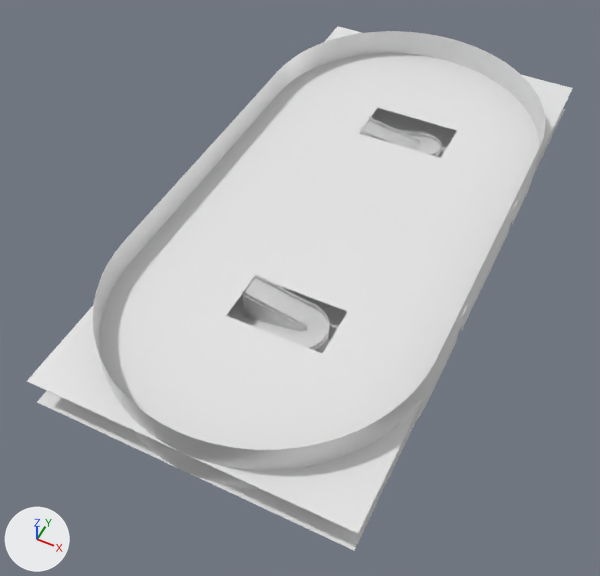
A saved change to the COLLADA model assets/blender/arcade_reception/arcade_reception.dae.
Both versions are drawn from a 50 mm camera at (13.7, -94.0, 99.1) aimed at (-27.4, -11.9, -3.6). Arrows for +X, +Y and +Z are at lower left; the lights stay in place. Objects named as collision shapes, trigger or cutter boxes, shadow casters or lower levels of detail are left out. Where no turn or scale is listed for an object, it has been applied to the vertices.

Objects in the first picture: 'first_floor', 'ground_floor', 'left_stairs', 'right_stairs', 'wall'.
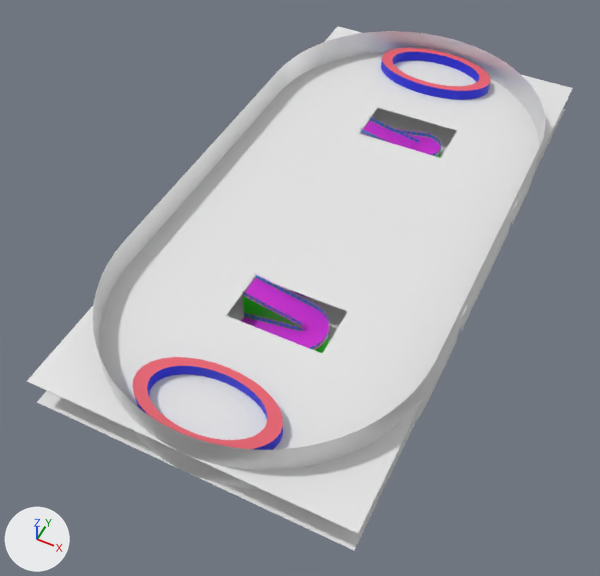
Where the change shows, as pixel boxes [x1, y1, x2, y2] in the pictures (600 x 576 px):
'bar_right', added (red): after [133, 357, 283, 450]
    faces in mat_bar_top (red #e75f6d): [133, 357, 283, 449]
    faces in mat_bar_side (blue #161ae7): [134, 366, 283, 450]
'right_stairs', recoloured (white to pink): [241, 274, 329, 353] in both
'bar_left', added: after [381, 48, 491, 100]
    faces in mat_bar_side (blue #161ae7): [381, 52, 490, 100]
    faces in mat_bar_top (red #e75f6d): [382, 48, 491, 91]
'left_stairs', recoloured, turned, rescaled (white to pink): [361, 117, 442, 158] in both

What changed in the scene script:
```text
Change mat_stair_white:
    mat_stair_white.base_color: (0.8, 0.8, 0.8) -> (0.0102, 0.8, 0.000633)  # white #e7e7e7 -> green #1ae702
Change mat_stair_wood:
    mat_stair_wood.base_color: (0.8, 0.8, 0.8) -> (0.741, 0.0326, 0.8)  # white #e7e7e7 -> pink #df33e7
Change mat_stair_glass:
    mat_stair_glass.base_color: (0.8, 0.8, 0.8) -> (0.0273, 0.424, 0.8)  # white #e7e7e7 -> blue #2eaee7
Add mat_bar_side:
    mat_bar_side = principled_material('bar_side')
    mat_bar_side.base_color = (0.00822, 0.0105, 0.8)  # blue #161ae7
Add mat_bar_top:
    mat_bar_top = principled_material('bar_top')
    mat_bar_top.base_color = (0.8, 0.114, 0.154)  # red #e75f6d
Add me_circle_001:
    me_circle_001.from_pydata(...)  # 128 vertices, 256 faces; spans x -11.0..11.0, y -6.1..6.1, z 0.0..2.0
    # faces by material slot: [128, 128]
    me_circle_001.materials.append(mat_bar_top)  # red #e75f6d
    me_circle_001.materials.append(mat_bar_side)  # blue #161ae7
Change ob_left_stairs:
    ob_left_stairs.rotation_euler: (0.0, 0.0, 1.571) -> (0.0, 0.0, -1.571)  # degrees (0, 0, 90) -> degrees (0, 0, -90)
    ob_left_stairs.scale: (1.0, -1.0, 1.0) -> (-1.0, 1.0, 1.0)
Add ob_bar_left:
    ob_bar_left = bpy.data.objects.new('bar_left', me_circle_001)
    ob_bar_left.location = (-25.2, 42.4, 5.0)
Add ob_bar_right:
    ob_bar_right = bpy.data.objects.new('bar_right', me_circle_001.copy())
    ob_bar_right.location = (-25.2, -43.9, 5.0)
```
